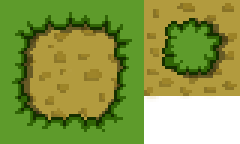
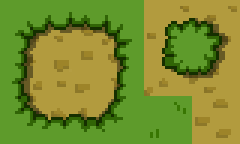
Before/after of a 240x144 layered artwork. What changed in the layer stack:
painted on "Paint Layer 1" over [33, 3, 240, 144]
